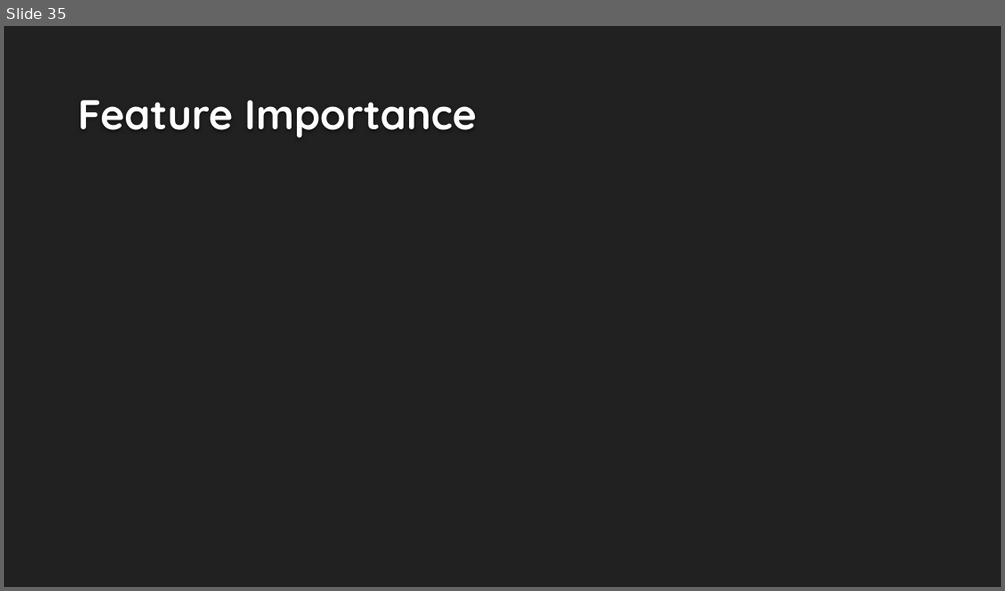
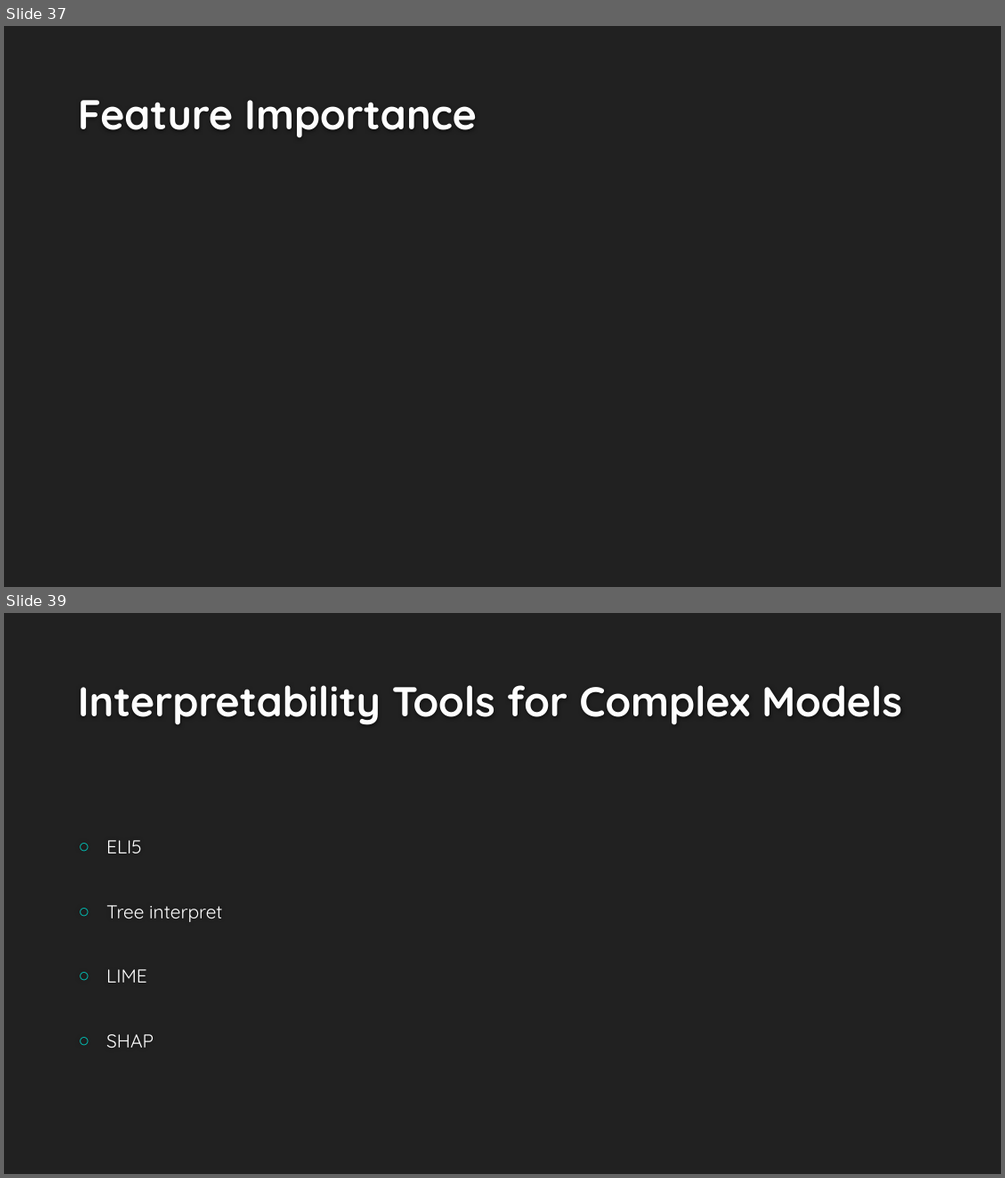
Before and after one commit to EricSchles/algorithmic_bias, a slide deck: Understanding Bias Via Interpretability.pptx. Shown one above the other, each under a label of ours: slide 35 before the commit, slides 37 and 39 after it; the slides between them are not shown. The pictures are 1005x591 and 1005x1178 pixels, drawn with LibreOffice and Linux fonts; fonts in the diff are those of the drawing; background and template pictures are left out. Boxes give left, top, right and bottom in pixels: in the first picture for what was removed or moved away, otherwise in the second. Text is boxed around its words. In the diff, an @@ line names an element or a change of style, - is before the commit and + after.

```diff
--- a/Understanding Bias Via Interpretability.pptx
+++ b/Understanding Bias Via Interpretability.pptx
@@ slide 39 added at (x1=4, y1=613, x2=1001, y2=1174), background #212121 @@
@@ title added at (x1=78, y1=685, x2=902, y2=725), 40 pt, text #FEFEFE, bold @@
+Interpretability Tools for Complex Models
@@ text added at (x1=106, y1=840, x2=222, y2=1047), 18 pt, text #FFFFFF @@
+○ ELI5
+○ Tree interpret
+○ LIME
+○ SHAP
@@ what was slide 35 is now slide 37 @@
```
Also in this commit, not shown: 5 slides changed, 18 other slides added, 6 slides removed, 13 other files.
